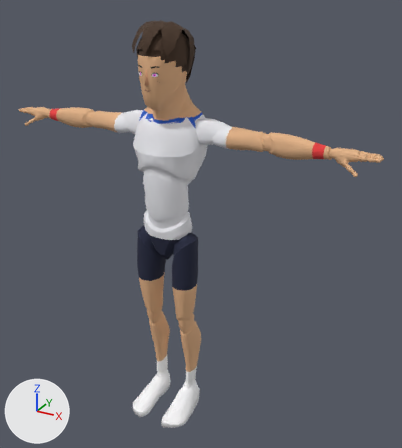
A saved change to the glTF model sweetspot/models/players/p06.glb.
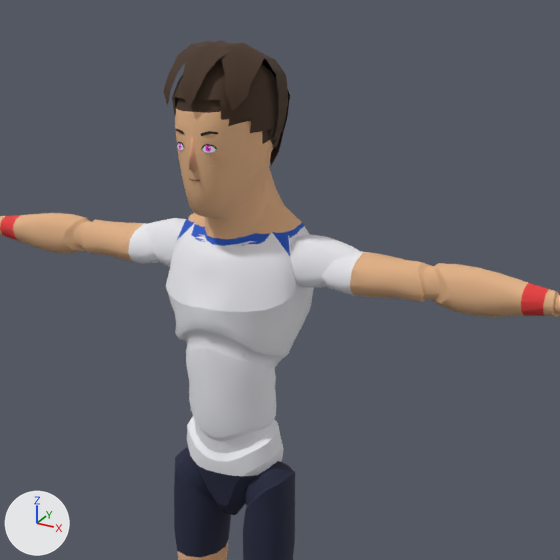
Each version appears first whole from a 50 mm camera at (1.264, -1.985, 2.041) aimed at (0.13, 0.077, 1.01), and next in a close-up on the part from 12% to 83% of the width and 0% to 63% of the height. Every picture has the same lights, and +X, +Y and +Z are marked at lower left. The first two pictures are the older version. Vertices at exactly the same position are counted once.

Objects in the first close-up: 'Body', 'Face', 'Hair', 'Nose'.
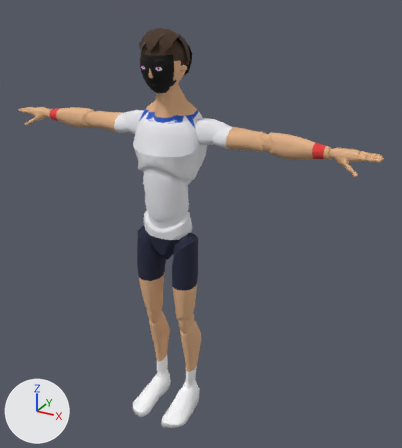
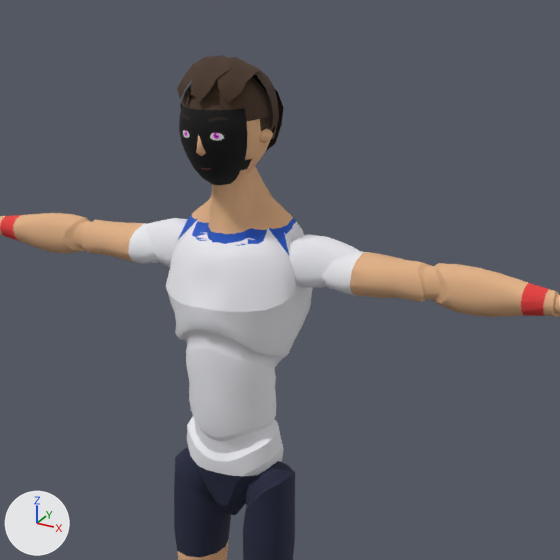
The change in detail:
Material 'face' (mat_face) changes its picture from img_face_01 to img_face_01.
me_mannequin is used by ob_body; location (0.0, 0.0, 0.0).
me_mannequin had 7378 vertices, 14511 faces and spanned x -0.9..0.9, y -0.21..0.14, z 0.0..1.86.
me_mannequin now has 7378 vertices, 14511 faces and spans x -0.9..0.9, y -0.21..0.13, z 0.0..1.76.
me_mannequin part 1: 450 of 7378 vertices moved; they spanned x -0.69..0.69, y -0.13..0.14, z 1.39..1.86 and now span x -0.69..0.69, y -0.06..0.13, z 1.39..1.76; mean shift (0.0, 0.0, 0.0); largest move (-0.12, 0.09, 1.53) -> (0.11, 0.02, 1.52).
me_mannequin part 2: 188 kept faces spanning x -0.04..0.04, y -0.05..0.06, z 1.66..1.76 get new texture (UV) coordinates.
Other edits to the shape of me_mannequin do not show in these pictures.
me_face is used by ob_face; location (0.0, 0.0, 0.0).
me_face had 54 vertices, 78 faces and spanned x -0.077..0.077, y -0.13..-0.06, z 1.603..1.758.
me_face now has 100 vertices, 158 faces and spans x -0.082..0.082, y -0.107..-0.024, z 1.615..1.771.
me_face part 3: the whole mesh is rebuilt.
me_hair is used by ob_hair; location (0.0, 0.0, 0.0).
me_hair had 445 vertices, 840 faces and spanned x -0.115..0.115, y -0.136..0.154, z 1.623..1.893.
me_hair now has 444 vertices, 840 faces and spans x -0.105..0.105, y -0.1..0.14, z 1.653..1.866.
me_hair part 4: the loose piece of 219 vertices spanning x -0.103..0.103, y -0.119..0.13, z 1.623..1.868 is rebuilt with 219 vertices and now spans x -0.095..0.095, y -0.087..0.12, z 1.653..1.842.
me_hair part 5: the loose piece of 85 vertices spanning x -0.101..0.101, y -0.136..0.072, z 1.77..1.893 is rebuilt with 84 vertices and now spans x -0.078..0.078, y -0.1..0.054, z 1.781..1.866.
me_hair part 6: the loose piece of 84 vertices spanning x -0.084..0.084, y 0.042..0.154, z 1.634..1.867 is rebuilt with 84 vertices and now spans x -0.073..0.073, y 0.022..0.14, z 1.656..1.844.
me_hair part 7: the loose piece of 57 vertices spanning x -0.115..0.115, y 0.011..0.104, z 1.701..1.871 is rebuilt with 57 vertices and now spans x -0.105..0.105, y -0.001..0.086, z 1.72..1.848.
Mesh me_head is new.
It has 531 vertices, 1043 faces and spans x -0.101..0.101, y -0.114..0.111, z 1.607..1.832.
It uses material mat_palette (picture img_palette).
Object 'Nose' (ob_nose) is deleted.
Object 'Head' (ob_head) is new; it shows me_head.
Its location is (0.0, 0.0, 0.0).

Pixel boxes [x1, y1, x2, y2] of what changed, in the close-ups (560 x 560 px; the box of a moved part takes in the faces that stretch with it):
'Body', reshaped: before [0, 98, 560, 560]; after [0, 167, 560, 560]
'Hair', reshaped (16% narrower, 23% shorter): before [163, 40, 290, 165]; after [177, 55, 284, 151]
'Face', surface changed, reshaped: before [176, 129, 218, 181]; after [179, 105, 252, 185]
'Head', added (brown): after [188, 95, 273, 181]
'Nose', deleted: before [189, 136, 198, 170]
part 1 of me_mannequin, moved or reshaped: before [0, 107, 557, 317]; after [0, 167, 557, 317]
part 2 of me_mannequin, surface changed: before [175, 98, 276, 145]
part 4 of me_hair, rebuilt: before [172, 58, 280, 154]; after [180, 77, 277, 141]
part 5 of me_hair, rebuilt (19% narrower, 32% shorter): before [163, 40, 265, 111]; after [177, 55, 259, 103]
part 6 of me_hair, rebuilt: before [262, 63, 290, 165]; after [252, 76, 284, 151]
part 7 of me_hair, rebuilt: before [262, 55, 288, 141]; after [253, 69, 279, 130]
